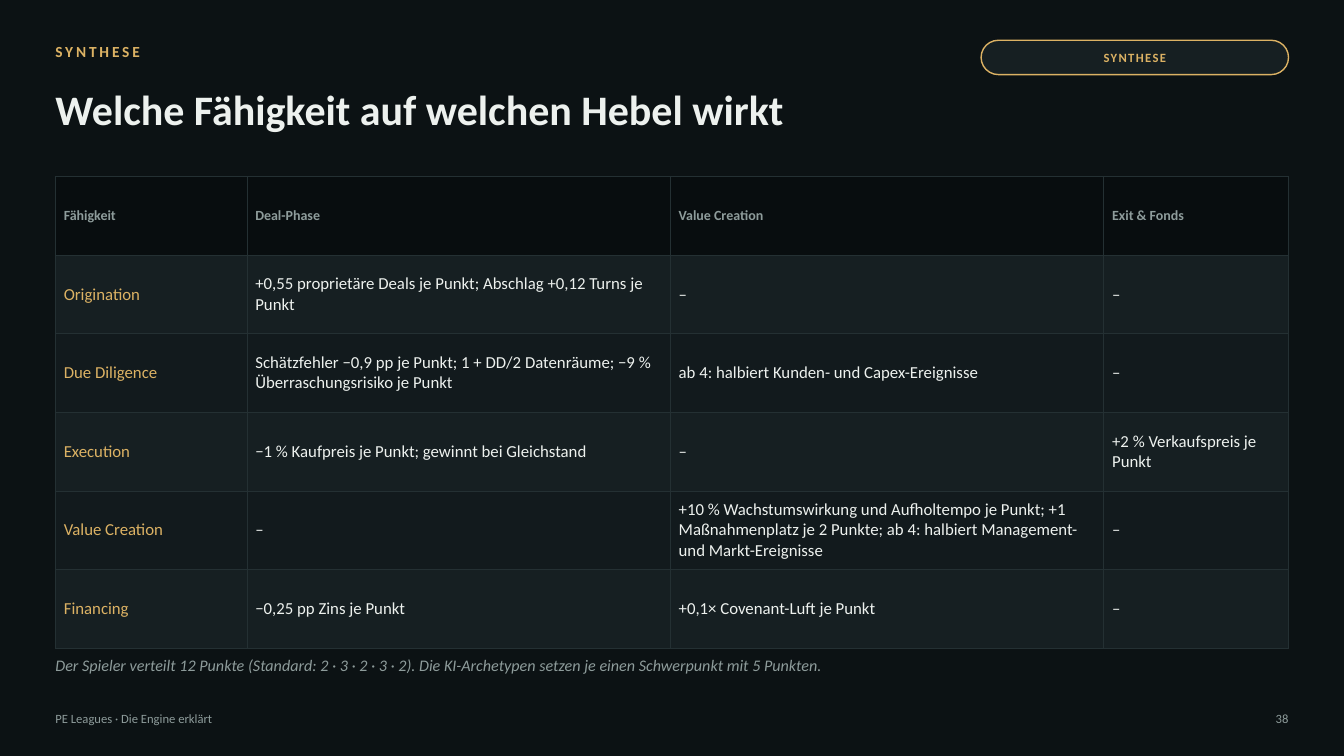
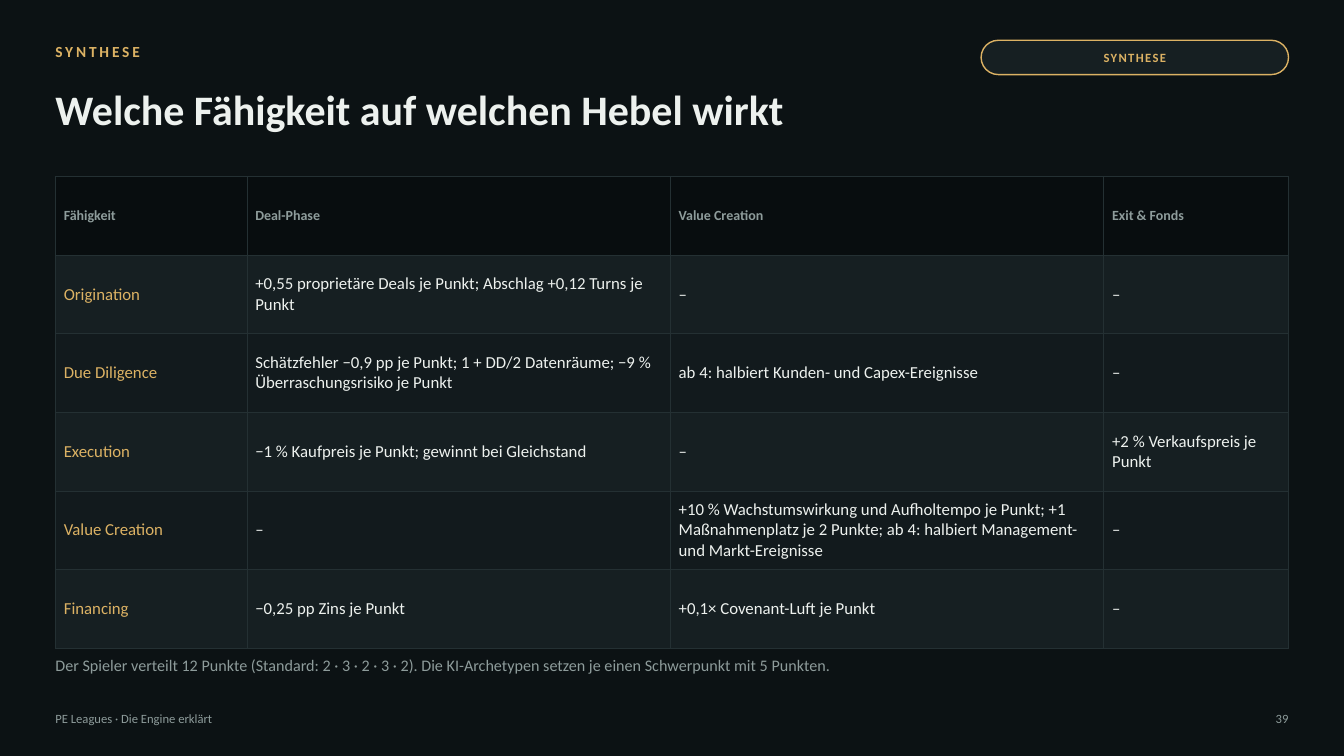
Before and after one commit to thematicum-dev/pe-leagues, a slide deck: slide 39 of docs/lehrmaterial/PE-Leagues_Engine-erklaert.pptx (slide 38 before the commit). Drawn at 1344x756 pixels with LibreOffice and Linux fonts; fonts in the diff are those of the drawing. Boxes give left, top, right and bottom in pixels: in the first picture for what was removed or moved away, otherwise in the second. Text is boxed around its words. In the diff, an @@ line names an element or a change of style, - is before the commit and + after.

```diff
--- a/docs/lehrmaterial/PE-Leagues_Engine-erklaert.pptx
+++ b/docs/lehrmaterial/PE-Leagues_Engine-erklaert.pptx
@@ text "Der Spieler verteilt 12 Punkte ..." at bbox=[55, 659, 830, 674]: italic off @@
```
Also in this commit, not shown: 38 other slides changed, 2 slides added, 1 slide removed, 1 other file.
